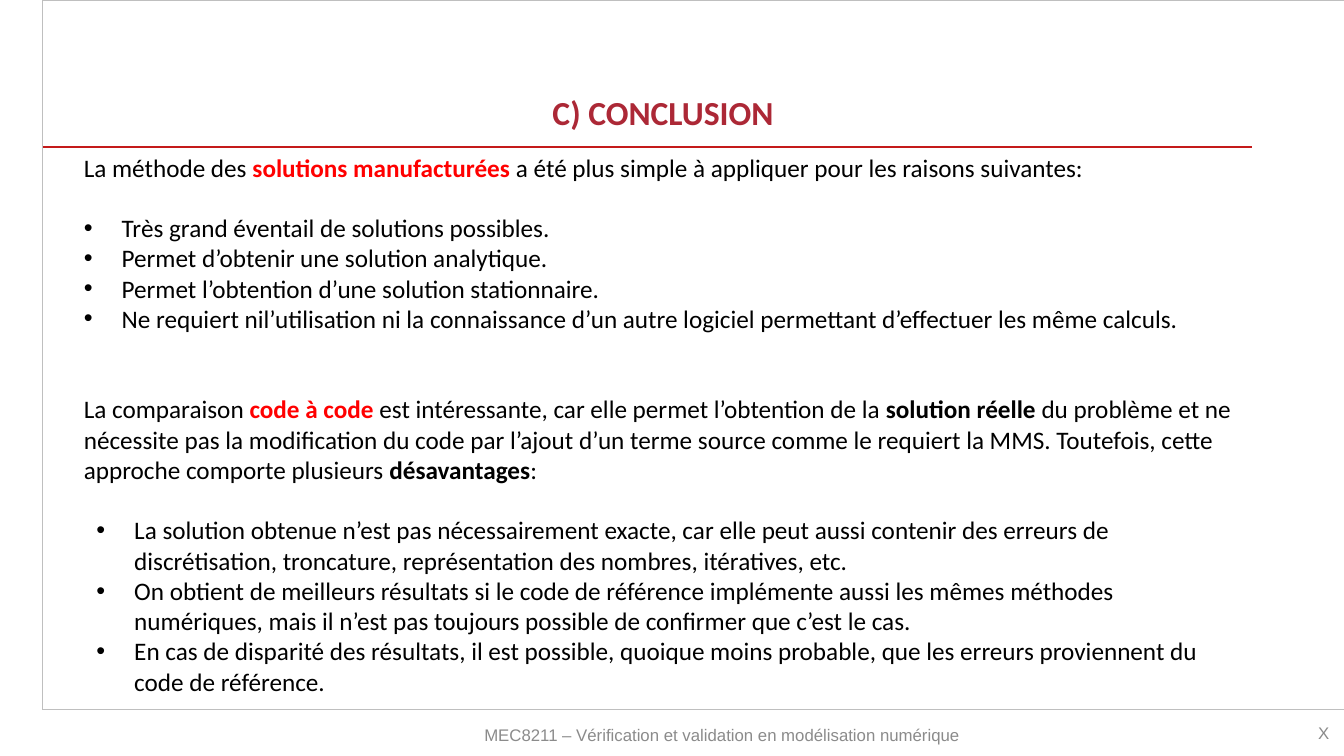
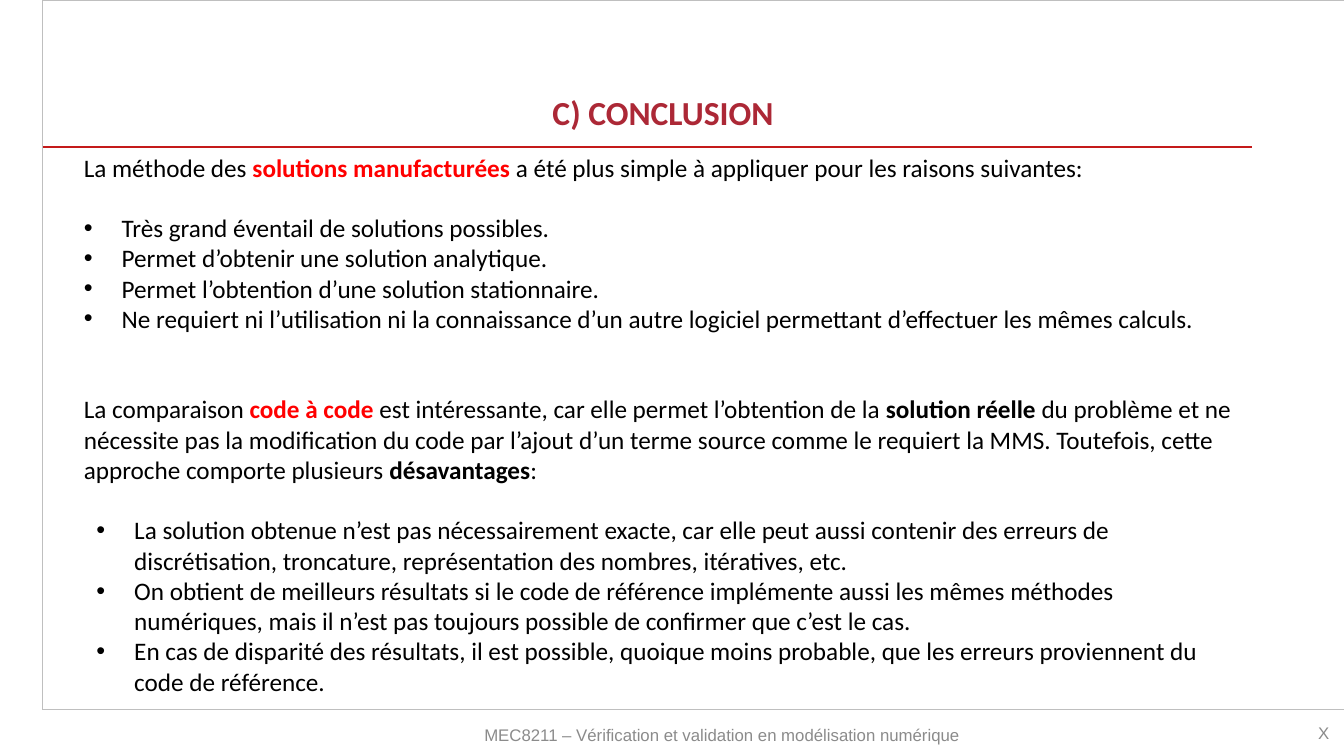
Before and after one commit to tiduru/MEC8211_VetV, a slide deck: slide 12 of Devoir2/MEC8211_Devoir2.pptx (slide 8 before the commit). Drawn at 1344x756 pixels with LibreOffice and Linux fonts; fonts in the diff are those of the drawing; background and template pictures are left out. Boxes give left, top, right and bottom in pixels: in the first picture for what was removed or moved away, otherwise in the second. Text is boxed around its words. In the diff, an @@ line names an element or a change of style, - is before the commit and + after.

```diff
--- a/Devoir2/MEC8211_Devoir2.pptx
+++ b/Devoir2/MEC8211_Devoir2.pptx
@@ text at (x1=122, y1=310, x2=1192, y2=333): text changed @@
-• Ne requiert nil’utilisation ni la connaissance d’un autre logiciel permettant d’effectuer les même calculs.
+• Ne requiert ni l’utilisation ni la connaissance d’un autre logiciel permettant d’effectuer les mêmes calculs.
```
Also in this commit, not shown: 1 other slide changed, 4 slides added, 5 other files.
